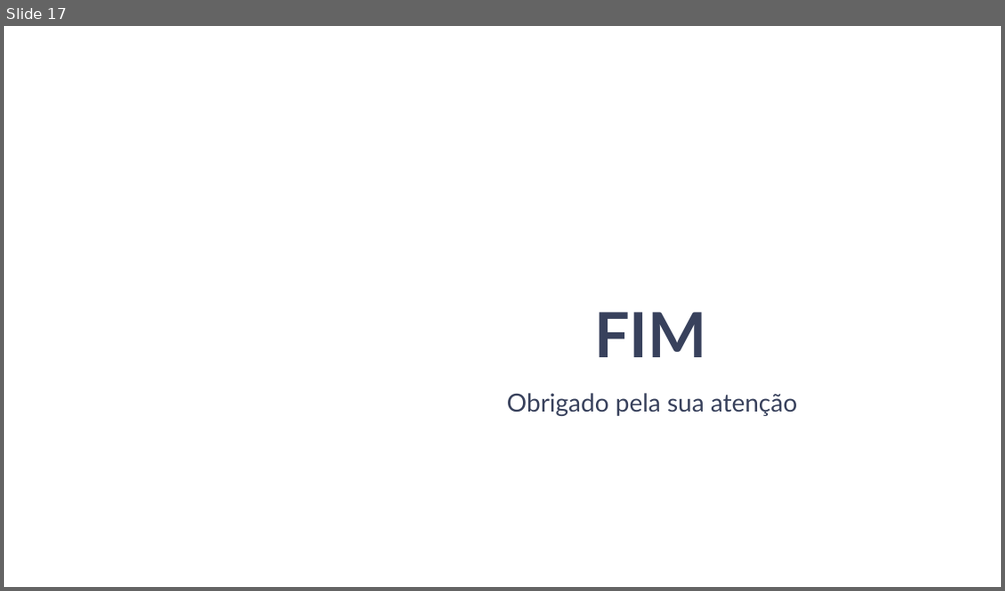
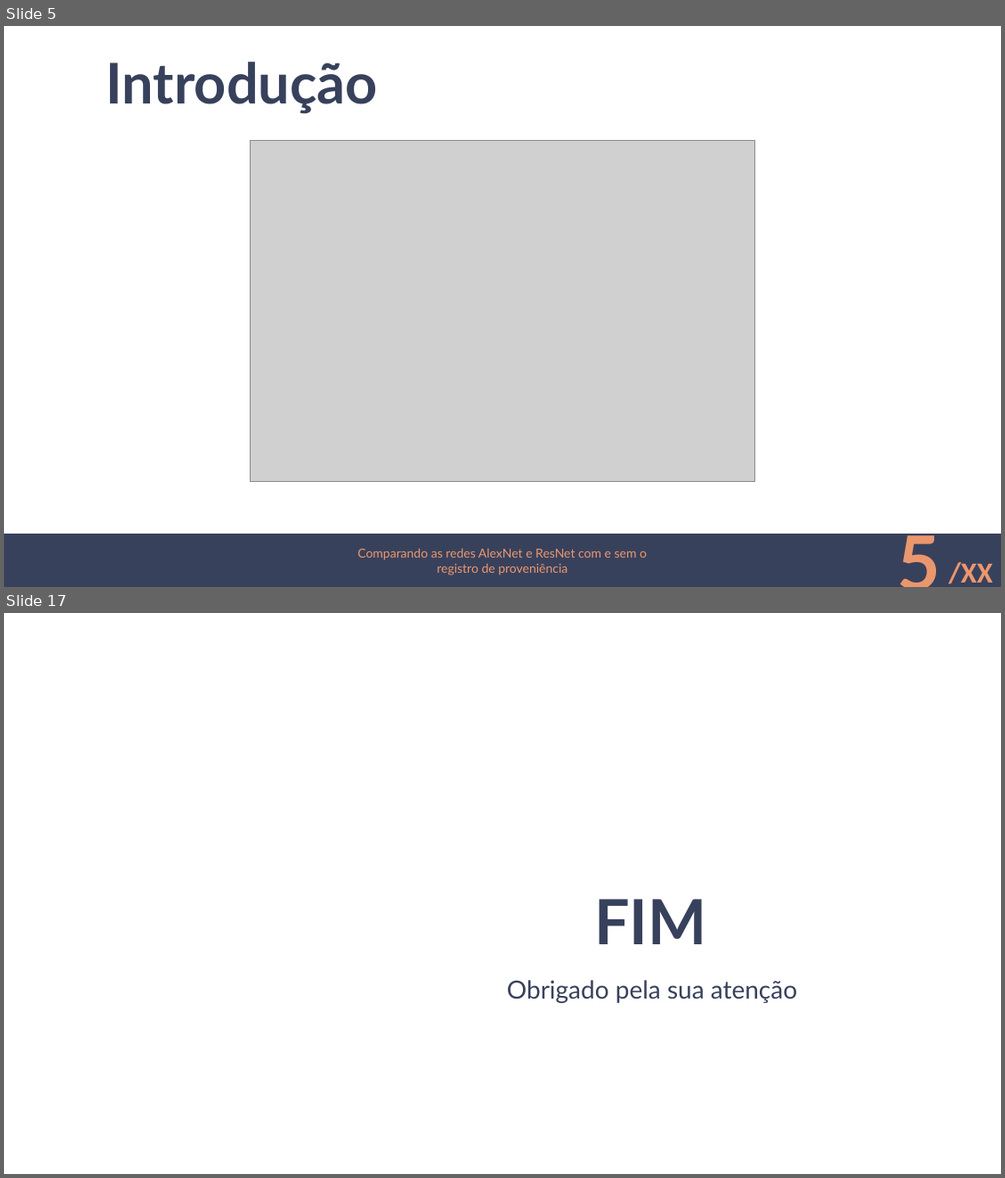
Before and after one commit to lincolncosta/alexnet-oxford-flowers, a slide deck: apresentacao-final.pptx. Shown one above the other, each under a label of ours: slide 17 before the commit, slides 5 and 17 after it; the slides between them are not shown. The pictures are 1005x591 and 1005x1178 pixels, drawn with LibreOffice and Linux fonts; fonts in the diff are those of the drawing; grey boxes stand for pictures; background and template pictures are left out. Boxes give left, top, right and bottom in pixels: in the first picture for what was removed or moved away, otherwise in the second. Text is boxed around its words. In the diff, an @@ line names an element or a change of style, - is before the commit and + after.

Commit message:
finalização da introdução da apresentação

```diff
--- a/apresentacao-final.pptx
+++ b/apresentacao-final.pptx
@@ slide 5 added at [4, 26, 1001, 587], background #FFFFFF @@
@@ title added at [106, 62, 378, 114], 54 pt, text #38415C, bold @@
+Introdução
@@ picture added at [250, 141, 755, 482] @@
@@ rectangle added at [4, 534, 1001, 587], fill #38415C, outline #38415C 1 pt @@
@@ text added at [357, 548, 647, 575], 12 pt, text #EB976D @@
+Comparando as redes AlexNet e ResNet com e sem o registro de proveniência
@@ page number added at [723, 545, 947, 575], 72 pt, text #EB976D, bold @@
+5
@@ rectangle added at [940, 552, 1001, 587], outline #38415C 1 pt, 28 pt, text #EB976D, bold @@
+/XX
```
Also in this commit, not shown: 14 slides changed, 1 other slide added, 3 slides removed.
